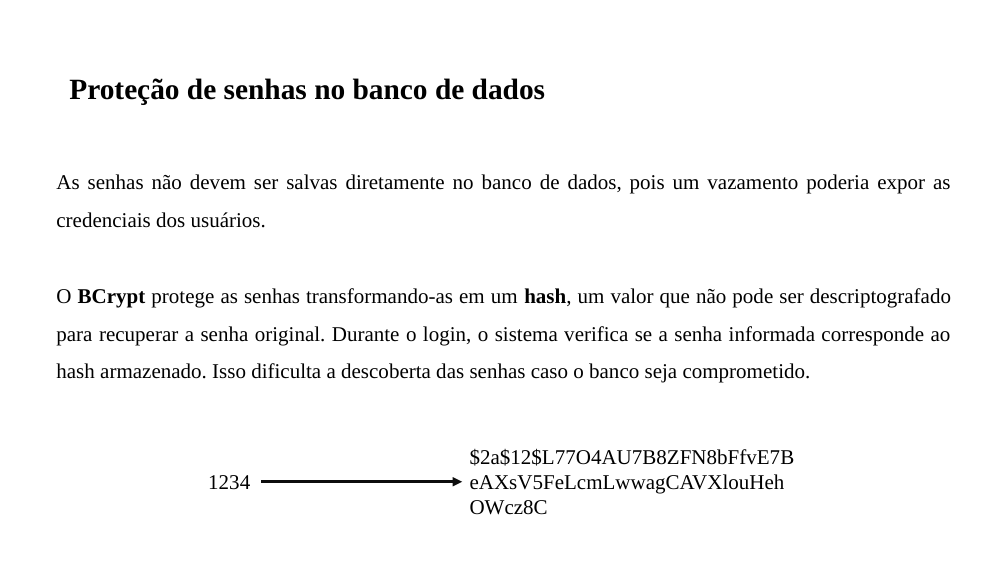
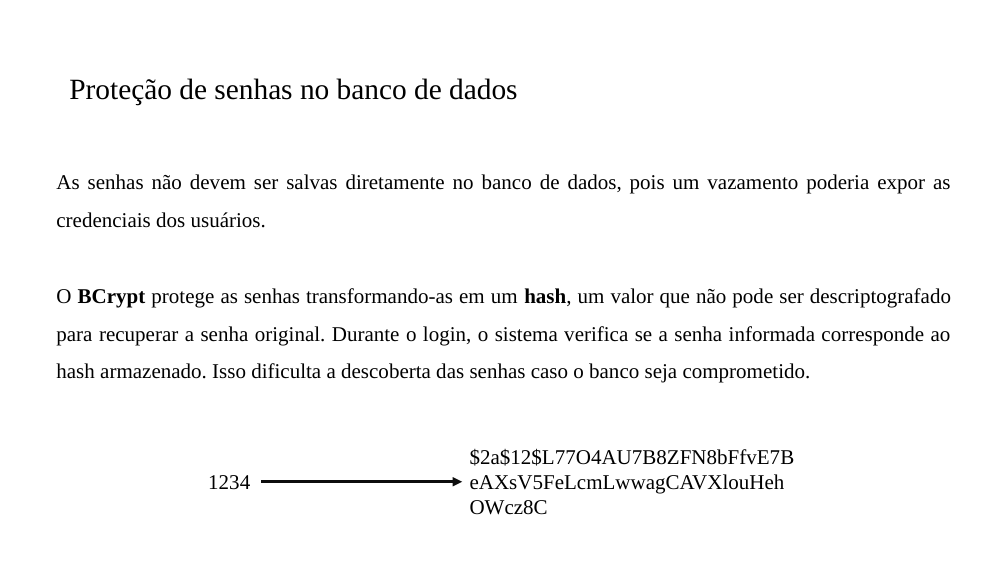
Before and after one commit to PedroMiho/UMC, a slide deck: slide 22 of engenharia-software/software-corporativo/boas-praticas/aula-06-spring-security/spring-security.pptx. Drawn at 1008x567 pixels with LibreOffice and Linux fonts; fonts in the diff are those of the drawing; background and template pictures are left out. Boxes give left, top, right and bottom in pixels: in the first picture for what was removed or moved away, otherwise in the second. Text is boxed around its words. In the diff, an @@ line names an element or a change of style, - is before the commit and + after.

```diff
--- a/engenharia-software/software-corporativo/boas-praticas/aula-06-spring-security/spring-security.pptx
+++ b/engenharia-software/software-corporativo/boas-praticas/aula-06-spring-security/spring-security.pptx
@@ title "Proteção de senhas no banco ..." at (69,78,517,106): bold off @@
```
Also in this commit, not shown: 2 other slides changed, 3 slides added, 1 slide removed, 1 other file.
